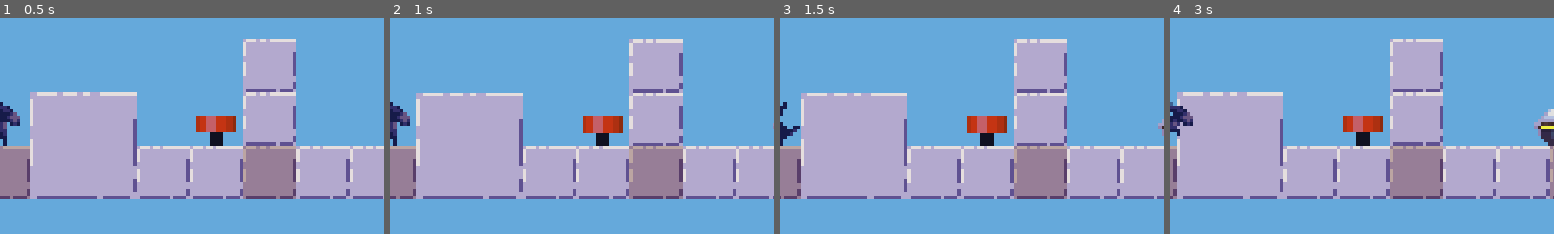
Above: before the commit, frames 1-4 (left to right).
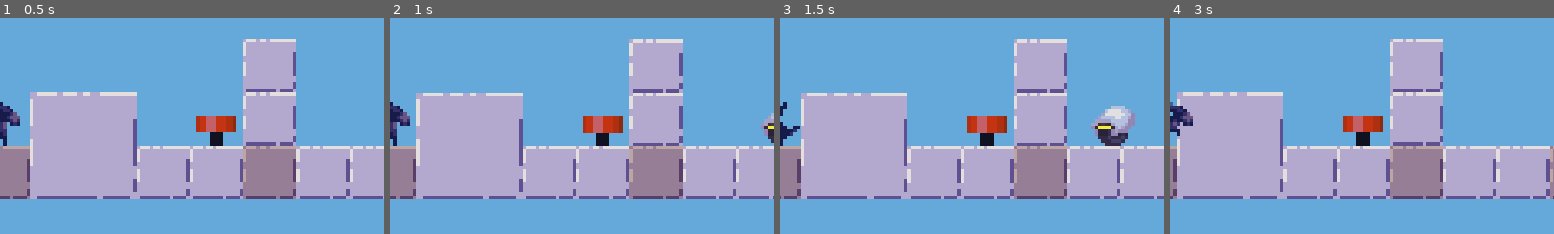
Above: after the commit, the same moments.

Repository: NoirBoire/aliengame
Game: Godot game, scene res://Scenes/Main.tscn
Two runs of this game, one before a commit and one after it. Both use one fixed random seed, a clock stepped at 60 frames per second and the inputs below.
Inputs:
- Up to frame 1 (0.5 s): no input
- Up to frame 2 (1 s): tap Enter (ui_enter) at 0.5, 0.8 s; hold Right (ui_right) from 0.53 s (still down); hold Alt (ui_alt) from 0.53 s (still down)
- Up to frame 3 (1.5 s): release Right (ui_right) at 1.28 s; release Alt (ui_alt) at 1.28 s; hold Left (ui_left) from 1.28 s (still down); tap Enter (ui_enter) at 1.35 s
- Up to frame 4 (3 s): tap Alt (ui_alt) at 1.55 s; release Left (ui_left) at 2.03 s; hold Alt (ui_alt) 2.03-2.78 s; hold Right (ui_right) from 2.03 s (still down); tap Enter (ui_enter) at 2.3, 2.85 s
The pictures show only the part of the screen within x 50-100%, y 27-77%; the shares and areas given below are measured in that part.

Frame 1 is identical in both runs. In frame 2, 0.3% of the frame differs, in the area x 96-100%, y 43-58%; in frame 3, 1.6%, in the area x 80-100%, y 40-60%; in frame 4, 0.6%.

Commit message:
Game fixed after Godot 4.0 Migration
(Took long enough)
-Added gamemanager to handle things that shouldn't be on the player

Diff:
--- a/Player.gd
+++ b/Player.gd
@@ -201,8 +201,7 @@
 
 	# Move player
 	if state != DAMAGED:
-		motion.x = lerp(motion.x, motion_x*speed_modifier*1.0, (0.5 / ((1.0/Engine.get_frames_per_second())/delta) if dashing
-		else ((0.2 / ((1.0/Engine.get_frames_per_second())/delta)) if abs(motion_x) > 0 else 0.8)))
+		motion.x = lerpf(motion.x, motion_x*speed_modifier, get_lerp_weight(delta, dashing, motion_x))
 
 	# Animation
 	if !dash_anim:
@@ -230,12 +229,8 @@
 
 	if position.y > 500:
 		die()
-	if Input.is_action_pressed("ui_alt") && Input.is_action_just_pressed("ui_enter"):
-		DisplayServer.window_set_mode(DisplayServer.WINDOW_MODE_EXCLUSIVE_FULLSCREEN)# if (!((get_window().mode == Window.MODE_EXCLUSIVE_FULLSCREEN) or (get_window().mode == Window.MODE_FULLSCREEN))) else Window.MODE_WINDOWED
-
 
 func jump():
-	print("hi")
 	if state != DAMAGED:
 		if is_on_floor() || !coyote_timer.is_stopped():
 			if dashing && !air_dash:
@@ -320,3 +315,11 @@
 
 func _on_Invincibility_timeout() -> void:
 	invincible = false;
+
+func get_lerp_weight(delta: float, dashing: bool, motion_x: float) -> float:
+	var default_weight := 0.2 / ((1.0/Engine.get_frames_per_second())/delta)
+	if dashing:
+		return default_weight
+	if abs(motion_x) > 0:
+		return default_weight
+	return 0.8
--- a/Scenes/Main.tscn
+++ b/Scenes/Main.tscn
@@ -1,6 +1,7 @@
-[gd_scene load_steps=16 format=3 uid="uid://bemq5fhcqoryk"]
+[gd_scene load_steps=17 format=3 uid="uid://bemq5fhcqoryk"]
 
 [ext_resource type="PackedScene" uid="uid://dlu5jxm808g7n" path="res://Scenes/Nodes/Alien.tscn" id="1"]
+[ext_resource type="PackedScene" uid="uid://ciewobinewt5d" path="res://Scenes/Nodes/GameManager.tscn" id="1_ebv1d"]
 [ext_resource type="PackedScene" uid="uid://c80n55k76vtop" path="res://Scenes/Nodes/Wheel.tscn" id="2"]
 [ext_resource type="PackedScene" path="res://Scenes/Nodes/TileMap.tscn" id="3"]
 [ext_resource type="PackedScene" uid="uid://00s34p85wnyh" path="res://Scenes/Nodes/Spike.tscn" id="4"]
@@ -80,6 +81,8 @@
 
 [node name="Node2D" type="Node2D"]
 
+[node name="GameManager" parent="." instance=ExtResource("1_ebv1d")]
+
 [node name="Environmental Hazards" type="Node" parent="."]
 
 [node name="Spike" parent="Environmental Hazards" instance=ExtResource("4")]
--- a/Scenes/Nodes/Alien.tscn
+++ b/Scenes/Nodes/Alien.tscn
@@ -7,7 +7,7 @@
 [ext_resource type="Script" path="res://Scripts/Slowmo.gd" id="5"]
 
 [sub_resource type="RectangleShape2D" id="5"]
-size = Vector2(4, 9)
+size = Vector2(4, 12)
 
 [sub_resource type="AnimationNodeAnimation" id="34"]
 animation = &"Air Dash"
@@ -114,7 +114,7 @@
 states/Run/position = Vector2(68, 97)
 states/Start/position = Vector2(332, 4)
 transitions = ["Jump", "Fall", SubResource("12"), "Idle", "Run", SubResource("13"), "Run", "Jump", SubResource("15"), " …(1076 unchanged characters)…
-graph_offset = Vector2(-27.2328, -1.72001)
+graph_offset = Vector2(461.178, -1.72001)
 
 [sub_resource type="AnimationNodeStateMachinePlayback" id="20"]
 
@@ -396,14 +396,14 @@
 }
 
 [sub_resource type="CapsuleShape2D" id="43"]
-radius = 4.0
-height = 22.0
+radius = 5.0
+height = 24.0
 
 [sub_resource type="RectangleShape2D" id="44"]
 size = Vector2(4, 9)
 
 [sub_resource type="RectangleShape2D" id="45"]
-size = Vector2(11, 3.25)
+size = Vector2(6, 3)
 
 [node name="Alien" type="CharacterBody2D"]
 texture_filter = 1
@@ -412,7 +412,7 @@
 
 [node name="CollisionShape2D" type="CollisionShape2D" parent="."]
 visible = false
-position = Vector2(0, 3.5)
+position = Vector2(0, 2)
 shape = SubResource("5")
 
 [node name="Camera2D" type="Camera2D" parent="."]
@@ -449,6 +449,7 @@
 visible = false
 
 [node name="CollisionShape2D" type="CollisionShape2D" parent="Hitbox"]
+position = Vector2(0, 1)
 rotation = 1.5708
 shape = SubResource("43")
 disabled = true
@@ -462,7 +463,7 @@
 disabled = true
 
 [node name="Dash" type="CollisionShape2D" parent="Hurtbox"]
-position = Vector2(0, 3)
+position = Vector2(0, 2.5)
 shape = SubResource("45")
 
 [node name="JumpBuffer" type="Timer" parent="."]
--- a/Scenes/Nodes/BulletParticle.tscn
+++ b/Scenes/Nodes/BulletParticle.tscn
@@ -19,6 +19,8 @@
 lifetime_randomness = 0.09
 spread = 66.25
 gravity = Vector3(0, 0, 0)
+initial_velocity_min = 31.58
+initial_velocity_max = 52.63
 damping_curve = SubResource("8")
 color_ramp = SubResource("6")
 
--- a/Scenes/Nodes/DashGhost.tscn
+++ b/Scenes/Nodes/DashGhost.tscn
@@ -4,6 +4,7 @@
 [ext_resource type="Texture2D" uid="uid://crpubktlsm6do" path="res://Assets/Alien.png" id="2"]
 
 [node name="DashGhost" type="Sprite2D"]
+self_modulate = Color(0.466667, 0, 1, 0.792157)
 z_index = 4096
 texture_filter = 1
 texture = ExtResource("2")
--- a/Scenes/Nodes/DeathParticle.tscn
+++ b/Scenes/Nodes/DeathParticle.tscn
@@ -22,6 +22,8 @@
 direction = Vector3(0, -10000, 0)
 spread = 112.35
 gravity = Vector3(0, 1000, 0)
+initial_velocity_min = 147.36
+initial_velocity_max = 147.36
 damping_curve = SubResource("8")
 color_ramp = SubResource("6")
 
--- a/Scenes/Nodes/Drone.tscn
+++ b/Scenes/Nodes/Drone.tscn
@@ -6,7 +6,7 @@
 [ext_resource type="Script" path="res://Scripts/Generic Enemy Holder.gd" id="4"]
 
 [sub_resource type="RectangleShape2D" id="8"]
-size = Vector2(5, 3)
+size = Vector2(10, 6)
 
 [sub_resource type="Animation" id="11"]
 resource_name = "Attack"
@@ -38,10 +38,10 @@
 }
 
 [sub_resource type="RectangleShape2D" id="2"]
-size = Vector2(12, 8)
+size = Vector2(12, 7)
 
 [sub_resource type="RectangleShape2D" id="13"]
-size = Vector2(5, 2.5)
+size = Vector2(10, 6)
 
 [sub_resource type="Animation" id="10"]
 resource_name = "Damaged"
@@ -160,6 +160,7 @@
 script = ExtResource("4")
 
 [node name="CollisionShape2D" type="CollisionShape2D" parent="."]
+visible = false
 position = Vector2(0, 1)
 shape = SubResource("8")
 
@@ -173,17 +174,19 @@
 }
 
 [node name="Jumpbox" type="Area2D" parent="Enemy"]
+visible = false
 position = Vector2(1, -2.40731)
 
 [node name="CollisionShape2D" type="CollisionShape2D" parent="Enemy/Jumpbox"]
-position = Vector2(-1, 4.40731)
+position = Vector2(-1, 2.90731)
 shape = SubResource("2")
 
 [node name="Hurtbox" type="Area2D" parent="Enemy"]
+visible = false
 position = Vector2(1, -2.40731)
 
 [node name="CollisionShape2D" type="CollisionShape2D" parent="Enemy/Hurtbox"]
-position = Vector2(-1, 2.90731)
+position = Vector2(-1, 3.40731)
 shape = SubResource("13")
 
 [node name="Sprite2D" type="Sprite2D" parent="Enemy"]
--- /dev/null
+++ b/Scenes/Nodes/GameManager.tscn
@@ -0,0 +1,10 @@
+[gd_scene load_steps=2 format=3 uid="uid://ciewobinewt5d"]
+
+[ext_resource type="Script" path="res://Scripts/GameManager.gd" id="1_w1pfw"]
+
+[node name="GameManager" type="Node"]
+script = ExtResource("1_w1pfw")
+
+[node name="FullScreenTimer" type="Timer" parent="."]
+wait_time = 0.2
+one_shot = true
--- a/Scenes/Nodes/Secret.tscn
+++ b/Scenes/Nodes/Secret.tscn
@@ -5,6 +5,8 @@
 [sub_resource type="ParticleProcessMaterial" id="1"]
 spread = 180.0
 gravity = Vector3(0, 0, 0)
+initial_velocity_min = 73.69
+initial_velocity_max = 73.69
 color = Color(0.882353, 0.329412, 0.329412, 1)
 
 [node name="Node2D" type="Node2D"]
@@ -12,6 +14,7 @@
 texture_filter = 1
 
 [node name="SubViewportContainer" type="SubViewportContainer" parent="."]
+z_index = 377
 anchors_preset = 10
 anchor_right = 1.0
 offset_left = -21.0
--- a/Scenes/Nodes/Spike.tscn
+++ b/Scenes/Nodes/Spike.tscn
@@ -4,7 +4,7 @@
 [ext_resource type="Texture2D" uid="uid://ducrh72ay60r2" path="res://Assets/Spike.png" id="2"]
 
 [sub_resource type="RectangleShape2D" id="1"]
-size = Vector2(6.5, 6)
+size = Vector2(15, 12)
 
 [node name="Spike" type="CharacterBody2D"]
 texture_filter = 1
@@ -17,8 +17,10 @@
 [node name="Area2D" type="Area2D" parent="."]
 position = Vector2(8, 10)
 collision_layer = 5
+collision_mask = 3
 
 [node name="CollisionShape2D" type="CollisionShape2D" parent="Area2D"]
+position = Vector2(-0.5, 0)
 shape = SubResource("1")
 
 [connection signal="body_entered" from="Area2D" to="." method="_on_Area2D_body_entered"]
--- a/Scenes/Nodes/Spring.tscn
+++ b/Scenes/Nodes/Spring.tscn
@@ -82,7 +82,7 @@
 }
 
 [sub_resource type="RectangleShape2D" id="8"]
-size = Vector2(10, 3)
+size = Vector2(12, 3)
 
 [node name="Spring" type="CharacterBody2D"]
 texture_filter = 1
--- a/Scenes/Nodes/Wheel.tscn
+++ b/Scenes/Nodes/Wheel.tscn
@@ -7,13 +7,13 @@
 [ext_resource type="Texture2D" uid="uid://4irf4rdofqe2" path="res://Assets/Wheel Move Chassis.png" id="5"]
 
 [sub_resource type="RectangleShape2D" id="8"]
-size = Vector2(6.5, 5.5)
+size = Vector2(13, 11)
 
 [sub_resource type="RectangleShape2D" id="2"]
-size = Vector2(7.5, 6)
+size = Vector2(15, 12)
 
 [sub_resource type="RectangleShape2D" id="20"]
-size = Vector2(5, 3.5)
+size = Vector2(10, 7)
 
 [sub_resource type="Animation" id="Animation_5usf3"]
 resource_name = "Damaged"
@@ -190,6 +190,7 @@
 script = ExtResource("4")
 
 [node name="CollisionShape2D" type="CollisionShape2D" parent="."]
+visible = false
 position = Vector2(0.5, 0.5)
 shape = SubResource("8")
 
@@ -200,18 +201,18 @@
 [node name="AnimationPlayer" type="AnimationPlayer" parent="Enemy"]
 
 [node name="GroundChecker" type="RayCast2D" parent="Enemy"]
-visible = false
-position = Vector2(-6, 4)
+position = Vector2(-6, 1)
+scale = Vector2(5, 5)
 target_position = Vector2(0, 1)
 collision_mask = 4
 
 [node name="WallChecker" type="RayCast2D" parent="Enemy"]
-visible = false
 position = Vector2(5, 0)
 target_position = Vector2(0, 0)
 collision_mask = 4
 
 [node name="Jumpbox" type="Area2D" parent="Enemy"]
+visible = false
 position = Vector2(1, -2.40731)
 
 [node name="CollisionShape2D" type="CollisionShape2D" parent="Enemy/Jumpbox"]
@@ -226,6 +227,7 @@
 shape = SubResource("20")
 
 [node name="Hitbox" type="Area2D" parent="Enemy"]
+visible = false
 
 [node name="CollisionShape2D" type="CollisionShape2D" parent="Enemy/Hitbox"]
 position = Vector2(4, -1.5)
--- a/Scripts/DashGhost.gd
+++ b/Scripts/DashGhost.gd
@@ -3,7 +3,6 @@
 
 func _ready():
 	var tween = create_tween()
-	#tween.interpolate_property(self, "modulate:a", 0.8, 0.0, 0.75, 3, 1)
 	tween.tween_property(self, "modulate:a", 0.0, 1.0)
 
 
--- a/Scripts/Drone.gd
+++ b/Scripts/Drone.gd
@@ -43,9 +43,6 @@
 	spawn_coordinates.y = spawn_y
 
 func _physics_process(delta):
-
-	#if owner.name == "Drone7":
-	#	print(state)
 
 	if owner.position.distance_to(spawn_coordinates) > 150:
 		state = RETURN
@@ -116,9 +113,9 @@
 		DAMAGED:
 			if !taking_damage:
 				if player_colliding:
-					if alien.position.x > owner.position.x:
+					if alien.position.x - owner.position.x > 10:
 						$Sprite2D.flip_h = false
-					elif alien.position.x < owner.position.x:
+					elif alien.position.x - owner.position.x < -10:
 						$Sprite2D.flip_h = true
 				else:
 					$Sprite2D.flip_h = !$Sprite2D.flip_h
@@ -155,7 +152,7 @@
 				if check_for_body(alien, alien.position):
 					if alien.position.x > owner.position.x:
 						if !($Sprite2D/AnimationPlayer.current_animation == "Shoot" && $Sprite2D/AnimationPlayer.is_playing()):
-								$Sprite2D.flip_h = true
+							$Sprite2D.flip_h = true
 					elif alien.position.x < owner.position.x:
 						if !($Sprite2D/AnimationPlayer.current_animation == "Shoot" && $Sprite2D/AnimationPlayer.is_playing()):
 							$Sprite2D.flip_h = false
@@ -185,8 +182,7 @@
 			$AnimationPlayer.play()
 
 	# Horizontal movement
-	owner.motion.x = lerp(owner.motion.x, motion_x*1.0, ((1 / ((1.0/Engine.get_frames_per_second())/delta)) if abs(motion_x) > 0 else (0.1 / ((1.0/Engine.get_frames_per_second())/delta))))
-
+	owner.motion.x = lerpf(owner.motion.x, motion_x, ((1 / ((1.0/Engine.get_frames_per_second())/delta)) if abs(motion_x) > 0 else (0.1 / ((1.0/Engine.get_frames_per_second())/delta))))
 	# Flip hitboxes
 	if !$Sprite2D.flip_h:
 		if owner.has_node("CollisionShape2D"):
--- /dev/null
+++ b/Scripts/GameManager.gd
@@ -0,0 +1,13 @@
+extends Node
+
+func _ready():
+	Engine.set_max_fps(60)
+
+func _process(_delta):
+	if Input.is_action_pressed("ui_alt") && Input.is_action_just_pressed("ui_enter") && $FullScreenTimer.is_stopped():
+		if get_window().mode != Window.MODE_EXCLUSIVE_FULLSCREEN:
+			DisplayServer.window_set_mode(DisplayServer.WINDOW_MODE_EXCLUSIVE_FULLSCREEN)
+			$FullScreenTimer.start()
+		else:
+			DisplayServer.window_set_mode(DisplayServer.WINDOW_MODE_WINDOWED)
+			$FullScreenTimer.start()
--- a/Scripts/Secret.gd
+++ b/Scripts/Secret.gd
@@ -5,8 +5,8 @@
 @onready var particle = preload("res://Scenes/Nodes/Secret.tscn")
 @onready var particol = particle.instantiate()
 
-func _process(_delta):
-	if $Area2D.overlaps_body(alien):
+func _on_Area2D_body_entered(body):
+	if body == alien:
 		get_parent().add_child(particol)
 		particol.get_node("SubViewportContainer").get_node("SubViewport").get_node("GPUParticles2D").emitting = true
 		particol.position = position
--- a/Scripts/Spring.gd
+++ b/Scripts/Spring.gd
@@ -13,3 +13,4 @@
 		alien.motion.y = alien.max_jump_vel*1.7
 		alien.can_dash = true
 		statemachine.travel("Jump")
+		statemachine.travel("Idle")
--- a/Tilesets/Tileset.tres
+++ b/Tilesets/Tileset.tres
@@ -124,7 +124,8 @@
 
 [resource]
 tile_layout = 1
-physics_layer_0/collision_layer = 1
+physics_layer_0/collision_layer = 5
+physics_layer_0/collision_mask = 5
 sources/0 = SubResource("TileSetAtlasSource_cwg2y")
 sources/1 = SubResource("TileSetAtlasSource_k0tec")
 sources/2 = SubResource("TileSetAtlasSource_3ccta")
--- a/project.godot
+++ b/project.godot
@@ -27,6 +27,7 @@
 
 window/size/viewport_width=768
 window/size/viewport_height=432
+window/vsync/vsync_mode=0
 window/stretch/mode="viewport"
 
 [global]
Not shown, changed: export_presets.cfg
Not shown, removed: Assets/Lario And Luckles.pdn
